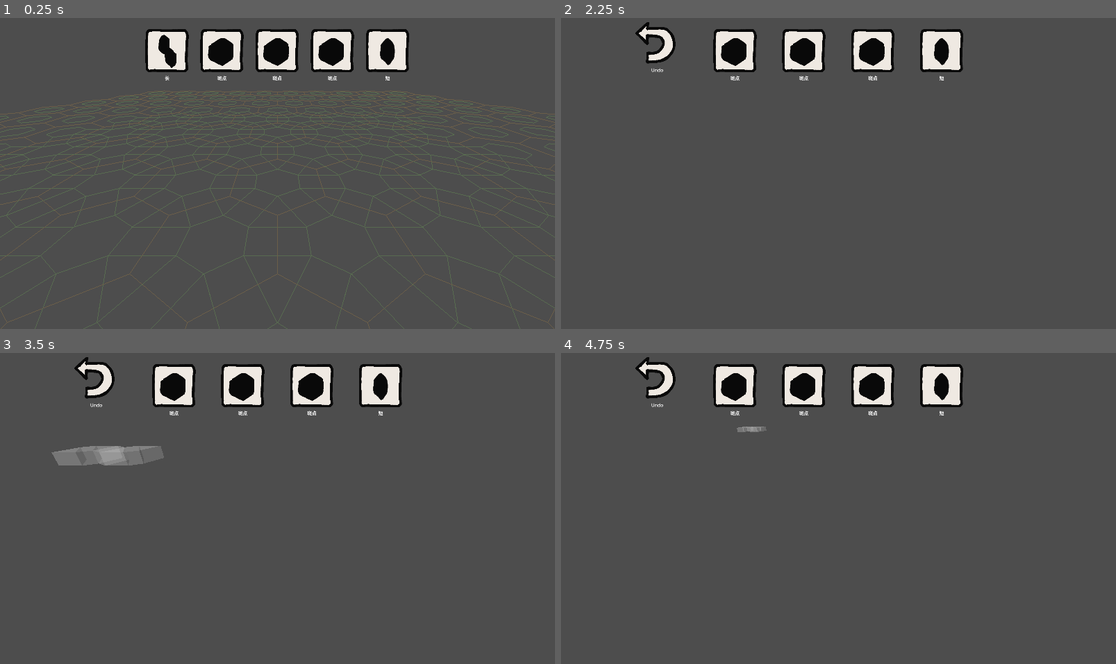
Above: before the commit, frames 1-4 (two rows, left to right).
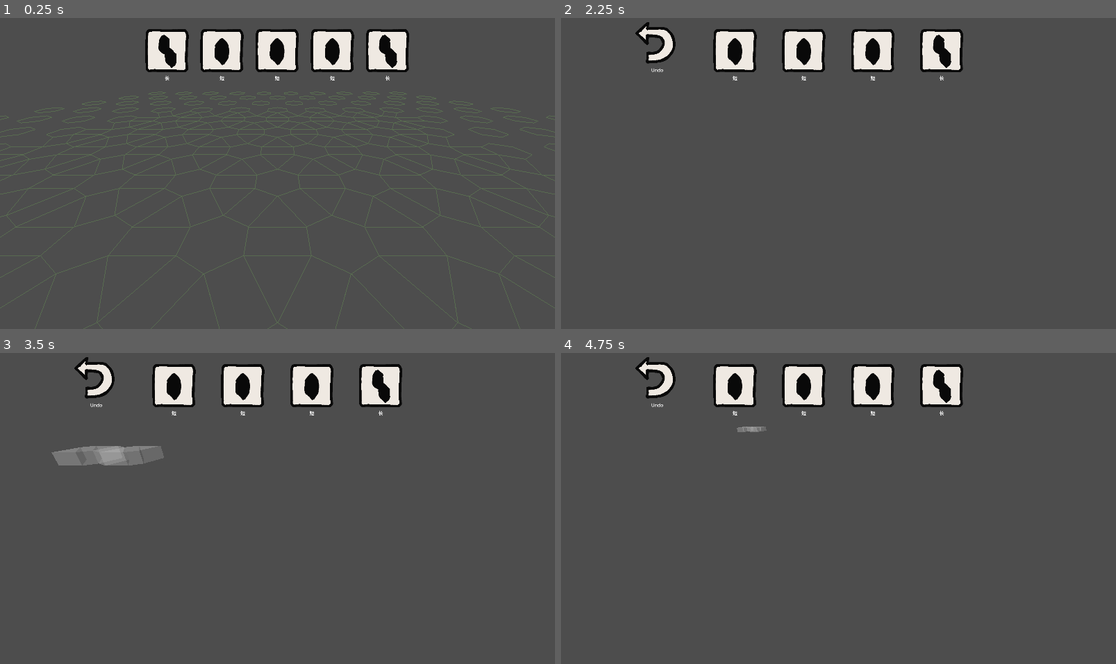
Above: after the commit, the same moments.

Repository: justfordoener/schmuck-of-schmiles
Game: Godot game, scene res://scenes/module_sandbox.tscn
Same seed, same stepped clock (60 frames per second), same inputs: the game is played once before the commit and once after it.
Inputs (mouse positions are in pixels of both pictures, inside the frame that each line leads up to):
- Up to frame 1 (0.25 s): no input
- Up to frame 2 (2.25 s): move the mouse to (810, 235) at 0.52 s; hold W (move_forward) 0.53-2 s; click (810, 235) at 0.6 s; move the mouse to (1005, 220) at 1.27 s; tap Z (mouse_wheel_down) at 1.35 s; click (727, 52) at 2.02 s
- Up to frame 3 (3.5 s): tap Enter at 2.75 s; move the mouse to (111, 461) at 2.77 s; hold A (move_left) from 2.78 s (still down); tap X (mouse_wheel_up) at 2.85 s
- Up to frame 4 (4.75 s): move the mouse to (866, 508) at 3.52 s; tap Mouse wheel up (move_down) at 3.6 s; move the mouse to (755, 430) at 4.27 s; release A (move_left) at 4.28 s; hold S (move_back) from 4.28 s (still down); tap Mouse wheel down (move_up) at 4.35 s

The runs differ from the first frame. In frame 1, 3.1% of the frame differs, in the area x 0-100%, y 5-100%; in frame 2, 0.6%; in frame 3, 0.6%; in frame 4, 0.6%.

Commit message:
Grid rework try in axial_grid.gd
Can be swapped by setting the grid variable to AxialGrid instead of Grid in placement_manager.gd. But doesn't really work, the snapping is off and the indexing is not yet figured out. Will leave it as a WIP for now and come back here when I found a better way of indexing

Diff:
--- a/project.godot
+++ b/project.godot
@@ -18,9 +18,9 @@
 [autoload]
 
 Grid="*res://scripts/globals/grid.gd"
-Cell="*res://scripts/globals/cell.gd"
 Layout="*res://scripts/globals/layout.gd"
 Parameters="*res://scripts/globals/parameters.gd"
+AxialGrid="*res://scripts/globals/axial_grid.gd"
 
 [display]
 
--- a/scenes/tiles/long.tscn
+++ b/scenes/tiles/long.tscn
@@ -2,7 +2,7 @@
 
 [ext_resource type="Script" uid="uid://djvrmd1qwi5v5" path="res://scripts/grid/tile.gd" id="1_4tsfh"]
 [ext_resource type="Script" uid="uid://cw6bmc48ijoux" path="res://scripts/grid/modules/face_module.gd" id="2_dkg80"]
-[ext_resource type="Script" uid="uid://iky32skxk7r8" path="res://scripts/grid/module.gd" id="2_l8is1"]
+[ext_resource type="Script" uid="uid://blr3taogdnapm" path="res://scripts/grid/modules/edge_module.gd" id="3_dkg80"]
 
 [sub_resource type="StandardMaterial3D" id="StandardMaterial3D_6rkop"]
 
@@ -131,16 +131,16 @@
 transform = Transform3D(0.49999994, -0.8660254, 0, 0.8660254, 0.49999994, 0, 0, 0, 1, 0, -0.5, 0)
 mesh = SubResource("ArrayMesh_5ivdm")
 skeleton = NodePath("")
-script = ExtResource("2_l8is1")
+script = ExtResource("3_dkg80")
 
 [node name="tri_edge3" type="MeshInstance3D" parent="."]
 transform = Transform3D(0.49999994, -0.8660254, 0, 0.8660254, 0.49999994, 0, 0, 0, 1, 0.866, 1, 0)
 mesh = SubResource("ArrayMesh_5ivdm")
 skeleton = NodePath("")
-script = ExtResource("2_l8is1")
+script = ExtResource("3_dkg80")
 
 [node name="tri_edge2" type="MeshInstance3D" parent="."]
 transform = Transform3D(0.99999994, 0, 0, 0, 0.99999994, 0, 0, 0, 1, 0.43287897, 0.24981153, 3.2775308e-08)
 mesh = SubResource("ArrayMesh_5ivdm")
 skeleton = NodePath("")
-script = ExtResource("2_l8is1")
+script = ExtResource("3_dkg80")
--- /dev/null
+++ b/scripts/globals/axial_grid.gd
@@ -0,0 +1,67 @@
+@tool
+extends Node
+# for reference use: https://www.redblobgames.com/grids/cube_coords/#basics
+
+var grid : Dictionary[Vector3i, Cell] = {}
+var dual_layer_snap_points
+
+func _ready() -> void:
+	_init_grid()
+
+func _init_grid() -> void:
+	grid = axial_spiral(Layout.AXIAL_CENTER, Layout.GRID_RADIUS)
+
+# ------------------- grid mesh functions --------------------
+
+#func create_face_mesh() -> ArrayMesh:
+
+# ------------------- snap to grid layer -----------------
+
+func snap_to_face_layer(cartesian_coord: Vector3, _rotation : int) -> Vector3:
+	return axial_to_cartesian(cartesian_to_axial(cartesian_coord))
+
+# ------------------- helper functions -------------------
+
+func cartesian_to_axial(cartesian_coord: Vector3) -> Vector3i:
+	var axial_fract : Vector3
+	axial_fract.x = ( 2./3 * cartesian_coord.z) / Layout.CELL_SIZE
+	axial_fract.y = cartesian_coord.y
+	axial_fract.z = (-1./3 * cartesian_coord.z + sqrt(3)/3 * cartesian_coord.x) / Layout.CELL_SIZE
+	#print("cartesian: " + str(cartesian_coord) + " - axial: " + str(Vector3(axial_fract.x, axial_fract.y, axial_fract.z)))
+	return Vector3i(round(axial_fract.x), round(axial_fract.y), round(axial_fract.z))
+
+func axial_to_cartesian(axial_coord: Vector3i) -> Vector3:
+	var cartesian_coord : Vector3 = Vector3.ZERO
+	cartesian_coord.y = axial_coord.y
+	cartesian_coord.x = Layout.CELL_SIZE * (sqrt(3)/2 * axial_coord.x + sqrt(3) * axial_coord.z)
+	cartesian_coord.z = Layout.CELL_SIZE * 	    (3./2 * axial_coord.x)
+	return cartesian_coord
+
+func axial_spiral(center_corner : Vector3i, radius : int) -> Dictionary[Vector3i, Cell]:
+	var result : Dictionary[Vector3i, Cell] = {}
+	for i in range(radius):
+		result.merge(axial_ring(center_corner, i))
+	return	result
+
+func axial_ring(center_corn : Vector3i, radius) -> Dictionary[Vector3i, Cell]:
+	var result : Dictionary[Vector3i, Cell] = {}
+	var center : CornCell = CornCell.new()
+	result[center_corn] = center.create()
+	for dir_index : int in range(6):
+		var dir = Layout.AXIAL_DIRECTION[dir_index]
+		var dir_inwards = Layout.AXIAL_DIRECTION[(dir_index + 2) % 6]
+		var dir_outwards = Layout.AXIAL_DIRECTION[(dir_index + 1) % 6]
+		for i : int in range(radius):
+			var corn : CornCell = CornCell.new()
+			var edge_inwards : EdgeCell = EdgeCell.new()
+			var edge_outwards : EdgeCell = EdgeCell.new()
+			var edge_sidewards : EdgeCell = EdgeCell.new()
+			var face_inwards : FaceCell = FaceCell.new()
+			var face_outwards : FaceCell = FaceCell.new()
+			result[dir * radius + dir_inwards * i] = corn.create()
+			result[dir * radius + dir_inwards * i - dir / 2] = edge_inwards.create()
+			result[dir * radius + dir_inwards * i + dir / 2] = edge_outwards.create()
+			result[dir * radius + dir_inwards * i + dir_inwards / 2] = edge_sidewards.create()
+			result[dir * radius + dir_inwards * i + (dir_inwards + dir_outwards) / 2] = face_inwards.create()
+			result[dir * radius + dir_inwards * i + (dir_inwards - dir) / 2] = face_outwards.create()
+	return result
--- a/scripts/globals/cell.gd
+++ /dev/null
@@ -1,5 +0,0 @@
-extends Node
-
-var state: int
-var directions: Dictionary
-var module_reference: Module
--- a/scripts/globals/grid.gd
+++ b/scripts/globals/grid.gd
@@ -4,17 +4,6 @@
 # - cube coordinates for grid calculations
 # for reference use: https://www.redblobgames.com/grids/cube_coords/#basics
 
-class play_cell extends Cell:
-	pass
-class dual_cell extends Cell:
-	pass
-class face_cell extends Cell:
-	pass
-class edge_cell extends Cell:
-	pass
-class corn_cell extends Cell:
-	pass
-
 var dual_layer_snap_points = {}
 var face_layer_snap_points = {}
 var play_layer_snap_points = {}
@@ -25,10 +14,10 @@
 
 func initialize_grid_layers() -> void:
 	# dual layer
-	dual_layer_snap_points[Layout.CENTER_TILE_CUBIC] = dual_cell.new()
+	dual_layer_snap_points[Layout.CENTER_TILE_CUBIC] = DualCell.new()
 	for ring in cubic_spiral(Layout.CENTER_TILE_CUBIC, Layout.GRID_RADIUS):
 		for pos in ring:
-			var new_cell = dual_cell.new()
+			var new_cell = DualCell.new()
 			new_cell.state = 0
 			dual_layer_snap_points[pos] = new_cell
 
@@ -37,7 +26,7 @@
 		for direction in range(6):
 			var corner = get_euclicdic_dual_corner(cubic_to_euclidic(point), direction)
 			if !face_layer_snap_points.has(corner):
-				var new_cell = face_cell.new()
+				var new_cell = FaceCell.new()
 				new_cell.state = 0
 				face_layer_snap_points[corner] = new_cell
 
@@ -45,7 +34,7 @@
 
 	# corn layer
 	for point in dual_layer_snap_points:
-		var new_cell = corn_cell.new()
+		var new_cell = CornCell.new()
 		new_cell.state = 0
 		corn_layer_snap_points[point] = new_cell
 
--- a/scripts/globals/layout.gd
+++ b/scripts/globals/layout.gd
@@ -2,6 +2,7 @@
 extends Node
 
 var CELL_SIZE := 1 # length of a triangle cell edge on the trigrid
+var CELL_STATE := 1
 var GRID_RADIUS := 10
 var GRID_HEIGHT := 0.5
 var CENTER_TILE_EUCLIDIC := Vector3(0,0,0)
@@ -14,6 +15,18 @@
 	4: Vector3(-1, 1,  0),	# bottom left
 	5: Vector3(-1,  0,  1)	# top left
 }
+var AXIAL_DIRECTION := {
+	0: Vector3i(0 ,6 ,0 ), 	#top right
+	1: Vector3i(-6,6 ,0 ), 	#right
+	2: Vector3i(-6,0 ,0 ), 	#bottom right
+	3: Vector3i(0 ,6 ,0 ), 	#bottom left
+	4: Vector3i(6 ,-6,0 ),	#left
+	5: Vector3i(6 ,0 ,0 ),	#top left
+	6: Vector3i(0 ,0 ,3 ),	#up
+	7: Vector3i(0 ,0 ,-3)
+}
+var AXIAL_CENTER := Vector3i(0,0,0)
+
 var TILE_ROTATION_VALUE := {
 	0:    CUBIC_DIRECTION[0],	# facing top
 	300:  CUBIC_DIRECTION[1],	# facing top right
--- /dev/null
+++ b/scripts/grid/cells/cell.gd
@@ -0,0 +1,7 @@
+@abstract class_name Cell extends Node
+
+var state: int
+var neighbors : Dictionary[Vector3i, Cell]
+var module_reference: Module
+
+@abstract func create() -> Cell
--- a/scripts/grid/cells/cell_face.gd
+++ /dev/null
@@ -1 +0,0 @@
-extends Cell
--- /dev/null
+++ b/scripts/grid/cells/corn_cell.gd
@@ -0,0 +1,5 @@
+class_name CornCell extends Cell
+
+func create() -> Cell:
+	state = 1
+	return self
--- /dev/null
+++ b/scripts/grid/cells/dual_cell.gd
@@ -0,0 +1,5 @@
+class_name DualCell extends Cell
+
+func create() -> Cell:
+	state = 1
+	return self
--- /dev/null
+++ b/scripts/grid/cells/edge_cell.gd
@@ -0,0 +1,5 @@
+class_name EdgeCell extends Cell
+
+func create() -> Cell:
+	state = 1
+	return self
--- /dev/null
+++ b/scripts/grid/cells/face_cell.gd
@@ -0,0 +1,5 @@
+class_name FaceCell extends Cell
+
+func create() -> Cell:
+	state = 1
+	return self
--- a/scripts/grid/layers/layer_face.gd
+++ b/scripts/grid/layers/layer_face.gd
@@ -17,4 +17,4 @@
 	layer_color = FACE_LAYER_COLOR
 
 func snap_to_layer(point : Vector3) -> Vector3:
-	return Grid.snap_to_face_layer(point, 0)
+	return point
--- a/scripts/grid/module.gd
+++ b/scripts/grid/module.gd
@@ -1,4 +1,6 @@
 @abstract class_name Module extends MeshInstance3D
 
 var type : String
+var cell_shape : ArrayMesh
 @abstract func get_tile_reference() -> String
+@abstract func create_cell_shape() -> void
--- a/scripts/grid/modules/corner_module.gd
+++ b/scripts/grid/modules/corner_module.gd
@@ -1,4 +1,7 @@
-extends Module
+class_name CornerModule extends Module
 
 func get_tile_reference() -> String:
 	return "corn"
+
+func create_cell_shape() -> void:
+	cell_shape = AxialGrid.create_corner_mesh()
--- a/scripts/grid/modules/edge_module.gd
+++ b/scripts/grid/modules/edge_module.gd
@@ -1,4 +1,7 @@
-extends Module
+class_name EdgeModule extends Module
 
 func get_tile_reference() -> String:
 	return "edge"
+
+func create_cell_shape() -> void:
+	cell_shape = AxialGrid.create_edge_mesh()
--- a/scripts/grid/modules/face_module.gd
+++ b/scripts/grid/modules/face_module.gd
@@ -1,4 +1,7 @@
-extends Module
+class_name FaceModule extends Module
 
 func get_tile_reference() -> String:
 	return "face"
+
+func create_cell_shape() -> void:
+	cell_shape = AxialGrid.create_face_mesh()
--- a/scripts/managers/UI_manager.gd
+++ b/scripts/managers/UI_manager.gd
@@ -24,7 +24,9 @@
 		printerr("ERROR, hand not empty!")
 		return
 	for i in Parameters.HAND_SIZE:
-		add_card_to_hand(i)
+		var rng_tile_index = randi_range(0, tile_cards.size()-1)
+		var card = tile_cards[rng_tile_index]
+		add_card_to_hand(i, card)
 	_check_visibility()
 	cards_played_today = []
 
@@ -38,9 +40,7 @@
 	hand.remove_at(index)
 	_check_visibility()
 
-func add_card_to_hand(index : int):
-	var rng_tile_index = randi_range(0, tile_cards.size()-1)
-	var card = tile_cards[rng_tile_index]
+func add_card_to_hand(index : int, card : PackedScene):
 	hand.append(card)
 	var tile_card_instance : TileCard = card.instantiate() as TileCard
 	tile_card_instance.hand_index = index
@@ -74,4 +74,4 @@
 func _on_undo_button_pressed() -> void:
 	main_manager.undo()
 	var last_card : PackedScene = cards_played_today.pop_back()
-	add_card_to_hand(hand.size())
+	add_card_to_hand(hand.size(), last_card)
--- a/scripts/managers/grid_manager.gd
+++ b/scripts/managers/grid_manager.gd
@@ -26,6 +26,6 @@
 
 func _ready():
 	grid_layers["corn_layer"].show_layer_mesh(true)
-	grid_layers["dual_layer"].show_layer_mesh(true)
+	#grid_layers["dual_layer"].show_layer_mesh(true)
 	grid_layers["face_layer"].show_layer_mesh(true)
 	grid_layers["face_layer"].activate_layer_snapping()
--- a/scripts/managers/placement_manager.gd
+++ b/scripts/managers/placement_manager.gd
@@ -46,7 +46,8 @@
 	preview_instance.visible = not _is_mouse_over_ui_rect(mouse_pos)
 	var hit = plane.intersects_ray(ray_origin, ray_dir)
 	if hit != null:
-		preview_instance.global_position = Grid.snap_to_face_layer(hit, preview_instance.tile_rotation)
+		var grid = Grid as Grid
+		preview_instance.global_position = grid.snap_to_face_layer(hit, preview_instance.tile_rotation)
 		if Input.is_action_just_pressed("mouse_wheel_down"):
 			preview_instance.rotate_y(deg_to_rad(60))
 			preview_instance.tile_rotation = _round_rotation(preview_instance.rotation_degrees.y)
@@ -56,15 +57,15 @@
 		if Input.is_action_just_pressed("mouse_left"):
 			_spawn_instance(preview_instance.global_position, preview_instance.rotation.y)
 
-func _round_rotation(value : int) -> int:
+func _round_rotation(value : float) -> int:
 	return int(ceil(value / 60.0) * 60.0) + 120
 
-func _spawn_instance(position: Vector3, rotation : float):
+func _spawn_instance(_position: Vector3, _rotation : float):
 	var instance = current_tile.instantiate()
 	get_tree().current_scene.add_child(instance)
 	tiles_placed_today.append(instance)
-	instance.global_position = position
-	instance.global_rotation.y = rotation
+	instance.global_position = _position
+	instance.global_rotation.y = _rotation
 	for child in instance.get_children():
 		if child is Module:
 			pass
Not shown, added: scripts/globals/axial_grid.gd.uid
Renamed: scripts/globals/cell.gd.uid -> scripts/grid/cells/cell.gd.uid
Not shown, added: scripts/grid/cells/corn_cell.gd.uid
Not shown, added: scripts/grid/cells/dual_cell.gd.uid
Not shown, added: scripts/grid/cells/edge_cell.gd.uid
Renamed: scripts/grid/cells/cell_face.gd.uid -> scripts/grid/cells/face_cell.gd.uid
Not shown, added: scenes/grid.tscn11849470706.tmp
